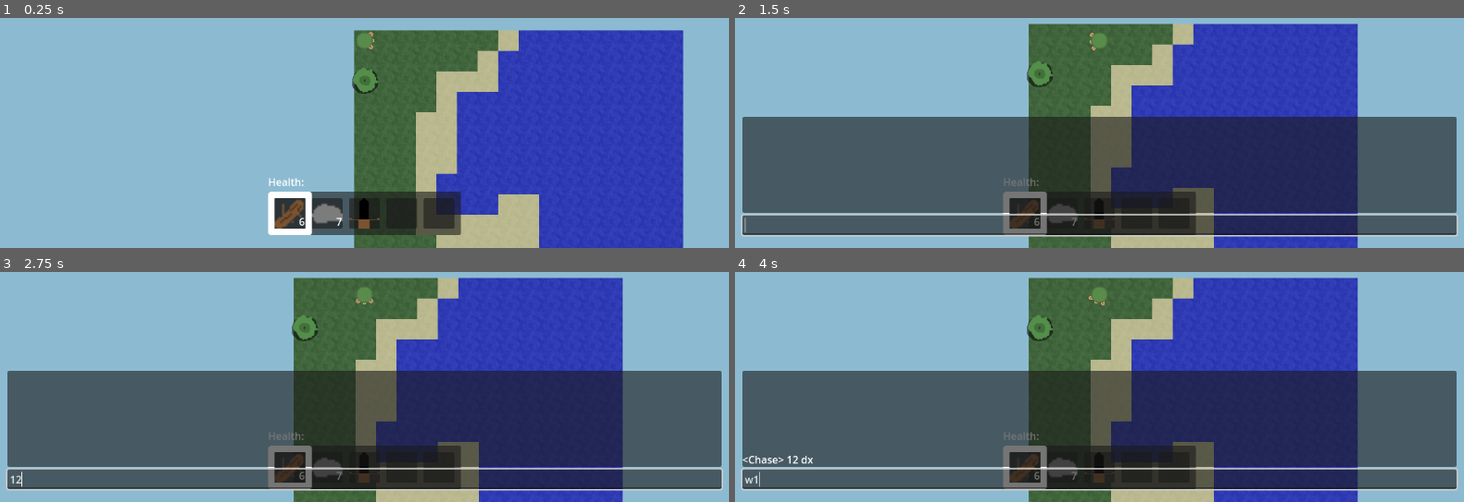
Above: before the commit, frames 1-4 (two rows, left to right).
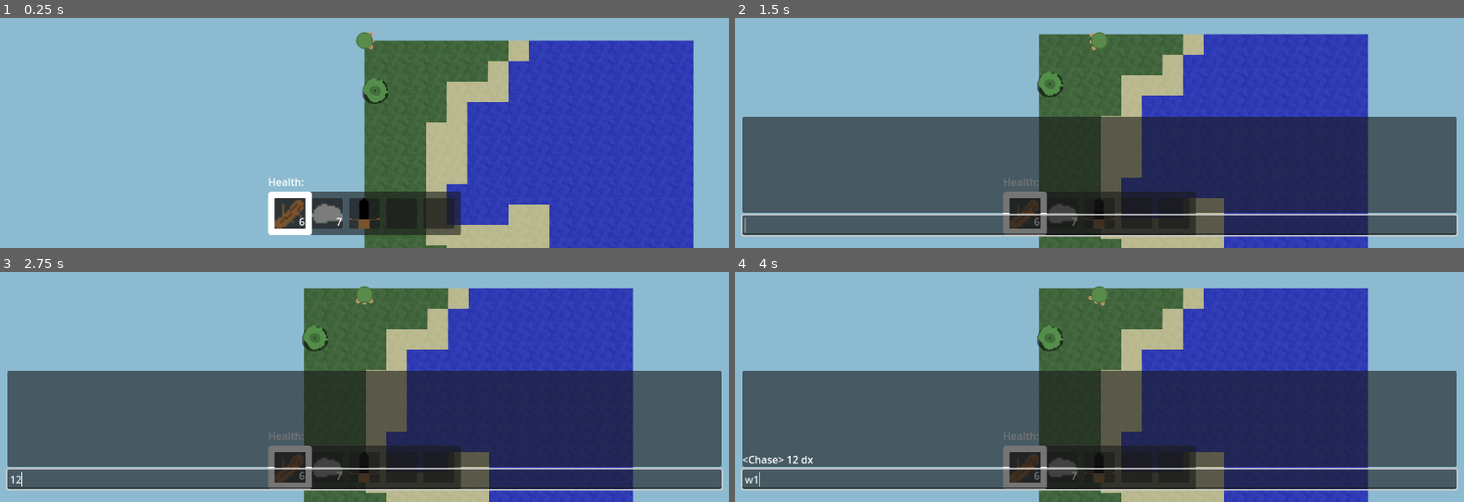
Above: after the commit, the same moments.

Repository: artmouse155/lets_survive
Game: Godot game, scene res://Scenes/WorldTest.tscn
Two runs of this game, one before a commit and one after it. Both use one fixed random seed, a clock stepped at 60 frames per second and the inputs below.
Inputs (mouse positions are in pixels of both pictures, inside the frame that each line leads up to):
- Up to frame 1 (0.25 s): no input
- Up to frame 2 (1.5 s): tap Enter at 0.5 s; press the mouse at (1099, 41) at 0.53 s; hold D (right) 0.53-1.28 s; move the mouse to (953, 61) at 1.27 s; release the mouse at (953, 61) at 1.28 s; hold S (down) from 1.28 s (still down); tap T (chat) at 1.35 s
- Up to frame 3 (2.75 s): release S (down) at 2 s; click (364, 479) at 2.02 s; type "12" at 2.1 s
- Up to frame 4 (4 s): tap Space at 2.75 s; move the mouse to (outside the picture) at 2.77 s; hold D (right) 2.78-3.53 s; tap X (drop) at 2.85 s; tap Enter at 3.5 s; move the mouse to (1063, 377) at 3.52 s; hold W (up) from 3.53 s (still down); tap 1 (select_0) at 3.6 s; click (1063, 377) at 3.67 s

The runs differ from the first frame. In frame 1, 9.0% of the frame differs, in the area x 48-96%, y 5-100%; in frame 2, 8.2%; in frame 3, 8.2%; in frame 4, 8.2%.

Commit message:
✨(fingerprints) for saving player/world synced data
- When players join a world for the first time, they are given a hashed fingerprint
- This fingerprint identifies them for when they re-join the world
- Designed to keep someone from joining "as another player" - but it is still imperfect

Diff:
--- a/Scripts/CustomResource/player_memory.gd
+++ b/Scripts/CustomResource/player_memory.gd
@@ -3,6 +3,9 @@
 @export var _player_name : String
 @export var _position : Vector2
 
+func get_position() -> Vector2:
+	return _position
+
 func _init(player_name : String = "", position : Vector2 = Vector2.ZERO) -> void:
 	_player_name = player_name
 	_position = position
--- a/Scripts/CustomResource/player_save.gd
+++ b/Scripts/CustomResource/player_save.gd
@@ -4,6 +4,8 @@
 @export var _color : Color
 @export var _level : int = 0
 @export var _inventory : Array[Item]
+
+var _world_hashed_fingerprints : Dictionary[String,PackedStringArray] = {}
 
 func get_player_name() -> String:
 	return _player_name
@@ -20,6 +22,21 @@
 func set_inventory(i : Array[Item]) -> void:
 	_inventory = i
 
+func get_world_hashed_fingerprints(world_name : String) -> PackedStringArray:
+	if (world_name in _world_hashed_fingerprints.keys()):
+		return _world_hashed_fingerprints[world_name]
+	return []
+
+func add_world(world_name : String, hashed_fingerprint : String) -> void:
+	if (!(world_name in _world_hashed_fingerprints.keys())):
+		_world_hashed_fingerprints[world_name] = PackedStringArray([])
+	_world_hashed_fingerprints[world_name].push_back(hashed_fingerprint)
+
+
 func _init(player_name : String = "", color : Color = Color.WHITE) -> void:
 	_player_name = player_name
 	_color = color
+
+## ALERT: Will save to the user folder. Be careful!
+func save():
+	SaveLoad.save_player(_player_name,self)
--- a/Scripts/CustomResource/world_save.gd
+++ b/Scripts/CustomResource/world_save.gd
@@ -18,19 +18,39 @@
 func get_spawnpoint() -> Vector2i:
 	return _spawnpoint
 
-func is_player_known(hashed_fingerprint : String) -> bool:
-	return get_player_memory(hashed_fingerprint) != null
 
-func get_player_memory(hashed_fingerprint : String) -> PlayerMemory:
+func is_player_known(player_save : PlayerSave) -> bool:
+	return get_player_memory(player_save) != null
+
+## Attempts to get the world's memory of the player.
+func get_player_memory(player_save : PlayerSave) -> PlayerMemory:
+	for hashed_fingerprint : String in player_save.get_world_hashed_fingerprints(_world_name):
+		var memory := _get_player_memory(hashed_fingerprint)
+		if memory:
+			return memory
+	return null
+
+## ALERT: player_save will be modified to include the new fingerprint. player_save
+## Must then be saved externally by resource_saver.
+func add_player(player_save : PlayerSave) -> PlayerMemory:
+	var hashed_fingerprint := _add_player(player_save.get_player_name())
+	player_save.add_world(_world_name,hashed_fingerprint)
+	return _get_player_memory(hashed_fingerprint)
+
+
+func _is_player_known(hashed_fingerprint : String) -> bool:
+	return _get_player_memory(hashed_fingerprint) != null
+
+func _get_player_memory(hashed_fingerprint : String) -> PlayerMemory:
 	for fingerprint : String in player_memories.keys():
 		if (fingerprint.sha256_text() == hashed_fingerprint):
 			return player_memories[fingerprint]
 	return null
 
 ## Adds a player to player memories. Returns the SHA-256 representation of the memory.
-func add_player(player_name : String) -> String:
+func _add_player(player_name : String) -> String:
 	var fingerprint := str(randi())
-	while (not fingerprint in player_memories.keys()):
+	while (fingerprint in player_memories.keys()):
 		fingerprint = str(randi())
 	player_memories[fingerprint] = PlayerMemory.new(player_name,_spawnpoint)
 	return fingerprint.sha256_text()
@@ -38,3 +58,7 @@
 func _init(world_name : String = "", world_seed : String = "") -> void:
 	_world_name = world_name
 	_world_seed = world_seed
+
+## ALERT: Will save to the user folder. Be careful!
+func save():
+	SaveLoad.save_world(_world_name,self)
--- a/Scripts/Menu/MainMenu/GameContainer.gd
+++ b/Scripts/Menu/MainMenu/GameContainer.gd
@@ -26,4 +26,3 @@
 
 func save(world_name : String, player_name : String) -> void:
 	SaveLoad.save_player(player_name, world.get_updated_self_save())
-	print("Saved %s and %s!" % [world_name, player_name])
--- a/Scripts/Static/save_load.gd
+++ b/Scripts/Static/save_load.gd
@@ -52,9 +52,11 @@
 
 static func save_player(player_name : String, player_save : PlayerSave) -> void:
 	_save_res(PLAYER_SUB_DIR, player_save, "%s%s" % [player_name, SAVE_SUFFIX])
+	print("Saved player \"%s\"" % player_name)
 
 static func save_world(world_name : String, world_save : WorldSave) -> void:
 	_save_res(WORLD_SUB_DIR, world_save, "%s%s" % [world_name, SAVE_SUFFIX])
+	print("Saved world \"%s\"" % world_name)
 
 ## __________________________________________________________
 
--- a/Scripts/World/entity_spawner.gd
+++ b/Scripts/World/entity_spawner.gd
@@ -10,11 +10,7 @@
 const PLAYER_PACKED : PackedScene = preload("uid://bfwu7kuh082tc")
 @export var self_brain : SelfBrain
 
-var _spawnpoint := Vector2i.ZERO
 var get_updated_self_save : Callable
-
-func set_spawnpoint(pos : Vector2i) -> void:
-	_spawnpoint = pos
 
 func on_world_item_dropped(sender : Node2D, item : Item, cooldown : float = 0) -> void:
 	var world_item : WorldItem = WorldItem.from(item)
@@ -22,9 +18,10 @@
 	world_item.apply_cooldown(cooldown)
 	add_child(world_item)
 
-func spawn_player(player_save : PlayerSave, is_self : bool) -> void:
+
+func spawn_player(player_save : PlayerSave, player_memory : PlayerMemory, is_self : bool) -> void:
 	var player : PlayerEntity = PLAYER_PACKED.instantiate()
-	player.position = World.tile_to_world(_spawnpoint)
+	player.position = player_memory.get_position()
 	player.set_inventory(player_save.get_inventory())
 	player.set_color(player_save.get_color())
 	player.world_item_dropped.connect(on_world_item_dropped)
@@ -39,6 +36,7 @@
 		SignalPipe.pipe(player.item_collected,self_item_collected)
 	add_child(player)
 
+
 func clear() -> void:
 	for child in get_children():
 		child.queue_free()
--- a/Scripts/World/world.gd
+++ b/Scripts/World/world.gd
@@ -11,8 +11,14 @@
 
 func start(world_save : WorldSave, player_save : PlayerSave) -> void:
 	chunk_loader.start(world_save.get_world_seed())
-	entity_spawner.set_spawnpoint(world_save.get_spawnpoint())
-	entity_spawner.spawn_player(player_save,true)
+	var player_memory : PlayerMemory
+	if (world_save.is_player_known(player_save)):
+		player_memory = world_save.get_player_memory(player_save)
+	else:
+		player_memory = world_save.add_player(player_save)
+		player_save.save()
+		world_save.save()
+	entity_spawner.spawn_player(player_save,player_memory,true)
 
 
 func clear() -> void:
